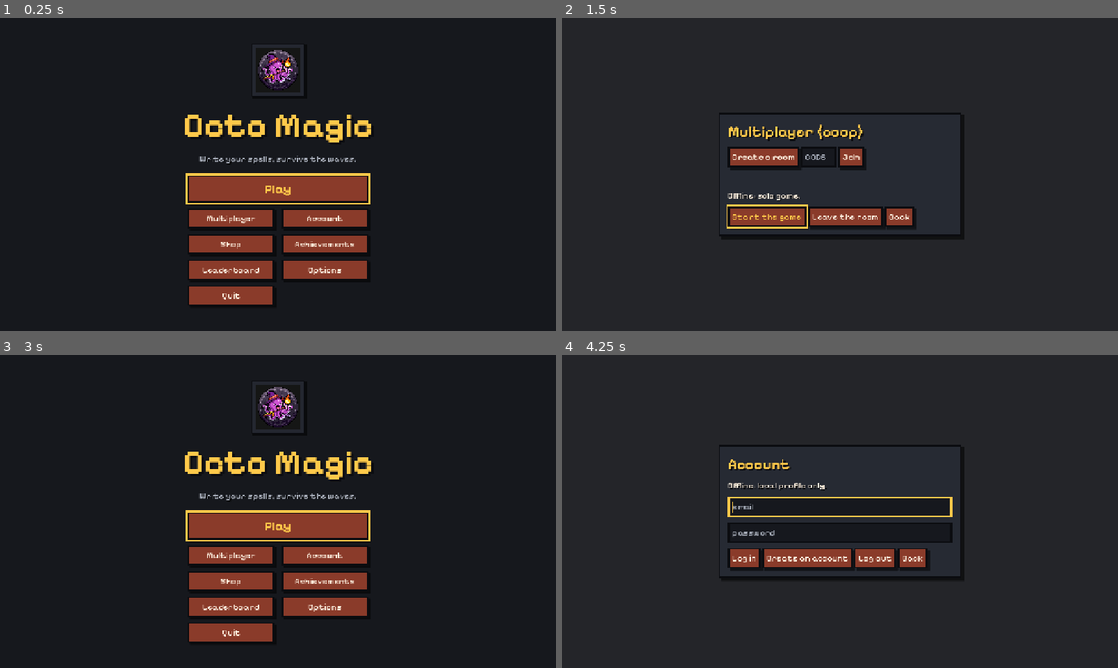
Above: before the commit, frames 1-4 (two rows, left to right).
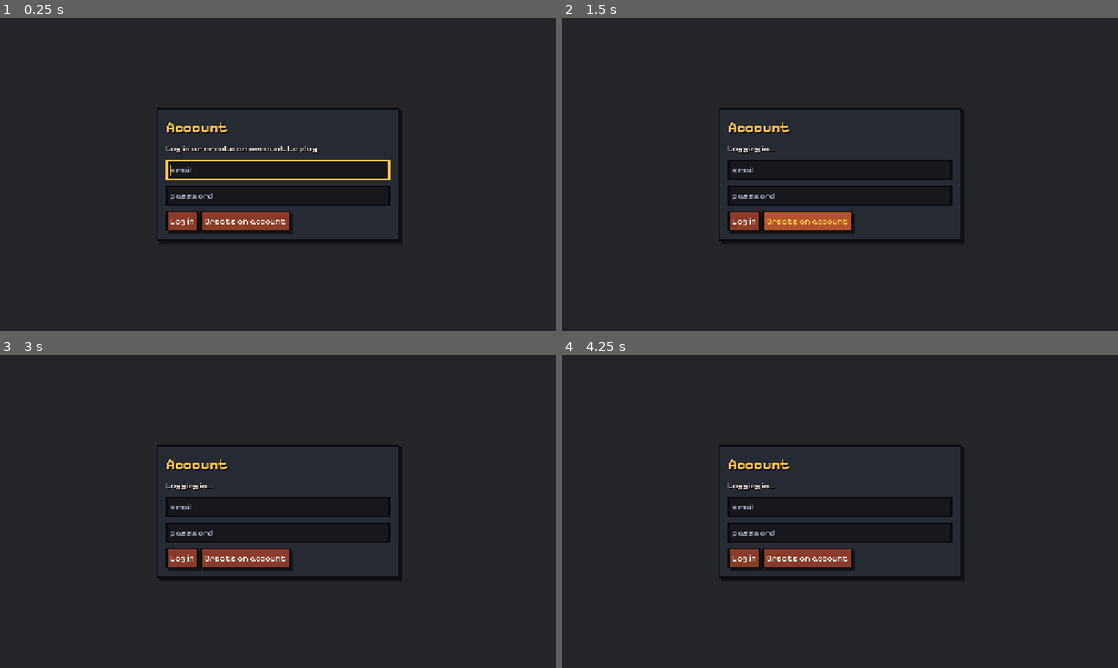
Above: after the commit, the same moments.

Repository: LeandreBl/octo-magic
Game: Godot game, scene res://game/main.tscn
Two runs of this game, one before a commit and one after it. Both use one fixed random seed, a clock stepped at 60 frames per second and the inputs below.
Inputs (mouse positions are in pixels of both pictures, inside the frame that each line leads up to):
- Up to frame 1 (0.25 s): no input
- Up to frame 2 (1.5 s): click (745, 221) at 0.5 s, where only the run after the commit has a clickable "Log in"; click (795, 218) at 1.25 s, where only the run before the commit has a clickable "Multiplayer"
- Up to frame 3 (3 s): click (244, 558) at 2 s, where only the run after the commit has a clickable "Create an account"; click (339, 555) at 2.75 s, where only the run before the commit has a clickable "Back"
- Up to frame 4 (4.25 s): click (884, 555) at 3.5 s, where only the run before the commit has a clickable "Account"

The runs differ from the first frame. In frame 1, 14% of the frame differs, in the area x 29-71%, y 8-93%; in frame 2, 6.7%; in frame 3, 13%; in frame 4, 1.6%.

Commit message:
Mandatory login: logged out, the account screen replaces the title menu and no run starts
Co-Authored-By: Claude Opus 5.5 <noreply@anthropic.com>

Diff:
--- a/game/account.gd
+++ b/game/account.gd
@@ -1,12 +1,13 @@
 extends PanelContainer
-## Account screen, behind the menu's Account button (ui/ui.gd): log in or
-## create an account (game/online.gd), log out.
+## Account screen (ui/ui.gd): log in or create an account (game/online.gd),
+## log out. Logged out, it replaces the title menu: no play without an account.
 
 signal closed
 
 var info: Label
 var mail: LineEdit
 var password: LineEdit
+var buttons := {}
 
 
 func _ready() -> void:
@@ -37,13 +38,19 @@
 		button.text = b[0]
 		button.pressed.connect(b[1])
 		row.add_child(button)
+		buttons[b[0]] = button
 	set_meta("focus", mail)
 	Online.changed.connect(_refresh)
 	_refresh()
 
 
 func _refresh() -> void:
-	info.text = (tr("Logged in: %s") % Online.email if Online.logged_in() else tr("Offline: local profile only.")) \
+	var on := Online.logged_in()
+	for k in buttons:
+		buttons[k].visible = on == (k in ["Log out", "Back"])
+	mail.visible = not on
+	password.visible = not on
+	info.text = (tr("Logged in: %s") % Online.email if on else tr("Log in or create an account to play.")) \
 		+ ("\n" + tr(Online.status) if Online.status else "")
 
 
--- a/ui/ui.gd
+++ b/ui/ui.gd
@@ -6,7 +6,7 @@
 ## UI is drawn at screen resolution (not pixel-art scaled), scaled by the
 ## "UI size" option. Data comes from the Run and Profile autoloads.
 ## The multiplayer screen is the coop lobby (game/lobby.gd), the account
-## screen game/account.gd.
+## screen game/account.gd (also the title screen while logged out).
 
 const UITheme := preload("res://ui/theme.gd")
 
@@ -79,6 +79,14 @@
 	get_viewport().size_changed.connect(_layout)
 	_layout()
 	show_screen("title")
+	Online.changed.connect(_on_session_changed)
+
+
+## Logged out, the title menu is the account screen (no play without an account).
+func _on_session_changed() -> void:
+	var home := "title" if Online.logged_in() else "account"
+	if current in ["title", "account"] and current != home:
+		show_screen(home)
 
 
 func _layout() -> void:
@@ -95,6 +103,8 @@
 
 
 func show_screen(name: String) -> void:
+	if name == "title" and not Online.logged_in():
+		name = "account"
 	current = name
 	for k in screens:
 		screens[k].visible = k == name
@@ -341,6 +351,9 @@
 
 ## The HUD shows on run_started (in coop only the host starts the run).
 func _play() -> void:
+	if not Online.logged_in():
+		show_screen("account")
+		return
 	main.start_run()
 
 
Not shown, changed: locale/fr.po
